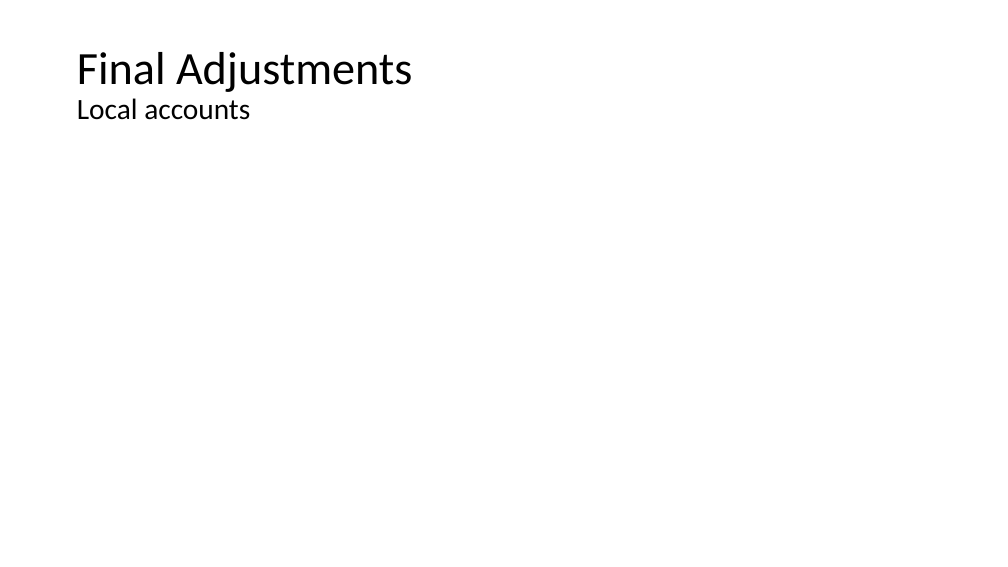
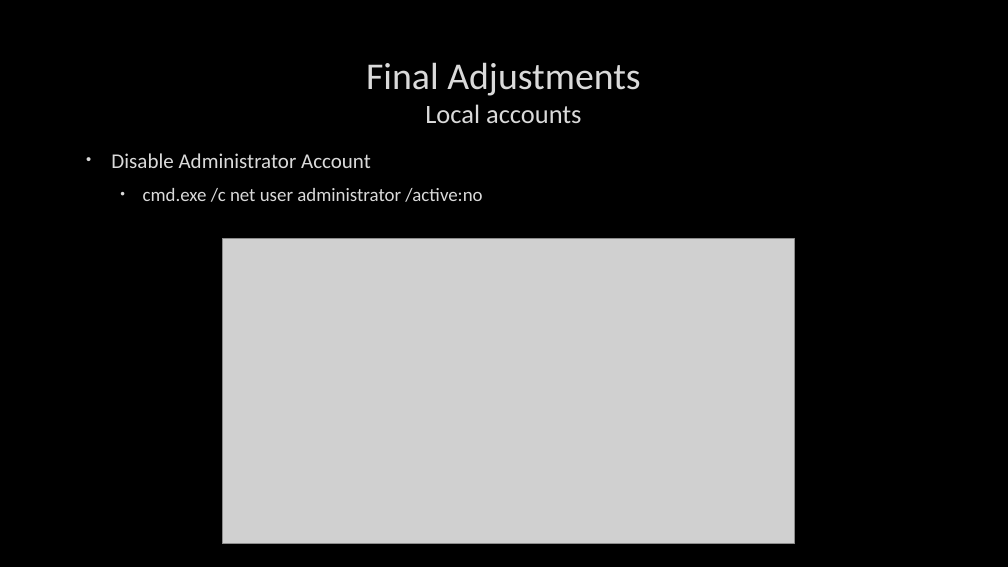
Before and after one commit to fydexx/HECC-2018, a slide deck: slide 6 of Part_02/Section03.pptx (slide 5 before the commit). Drawn at 1008x567 pixels with LibreOffice and Linux fonts; fonts in the diff are those of the drawing; grey boxes stand for pictures; background and template pictures are left out. Boxes give left, top, right and bottom in pixels: in the first picture for what was removed or moved away, otherwise in the second. Text is boxed around its words. In the diff, an @@ line names an element or a change of style, - is before the commit and + after.

```diff
--- a/Part_02/Section03.pptx
+++ b/Part_02/Section03.pptx
@@ background #FFFFFF to picture (left out) @@
@@ title "Final Adjustments Local accounts": place and size @@
-title "Final Adjustments Local accounts" at <box>77,52,412,120</box>
+title "Final Adjustments Local accounts" at <box>366,62,640,123</box>
@@ title "Final Adjustments Local accounts" at <box>366,62,640,123</box>: size 44 to 36 pt in "Final Adjustments"; size 28 to 25.2 pt in "Local accounts"; text colour #000000 to #DADADA, letter outline none to #404040 0.75 pt; alignment left to centre; line spacing 0.9 to 1 @@
@@ text added at <box>111,153,482,202</box>, 18 pt, text #DADADA @@
+• Disable Administrator Account
+  • cmd.exe /c net user administrator /active:no
@@ picture added at <box>222,239,795,544</box> @@
```
Also in this commit, not shown: 13 other slides changed, 1 slide added.
